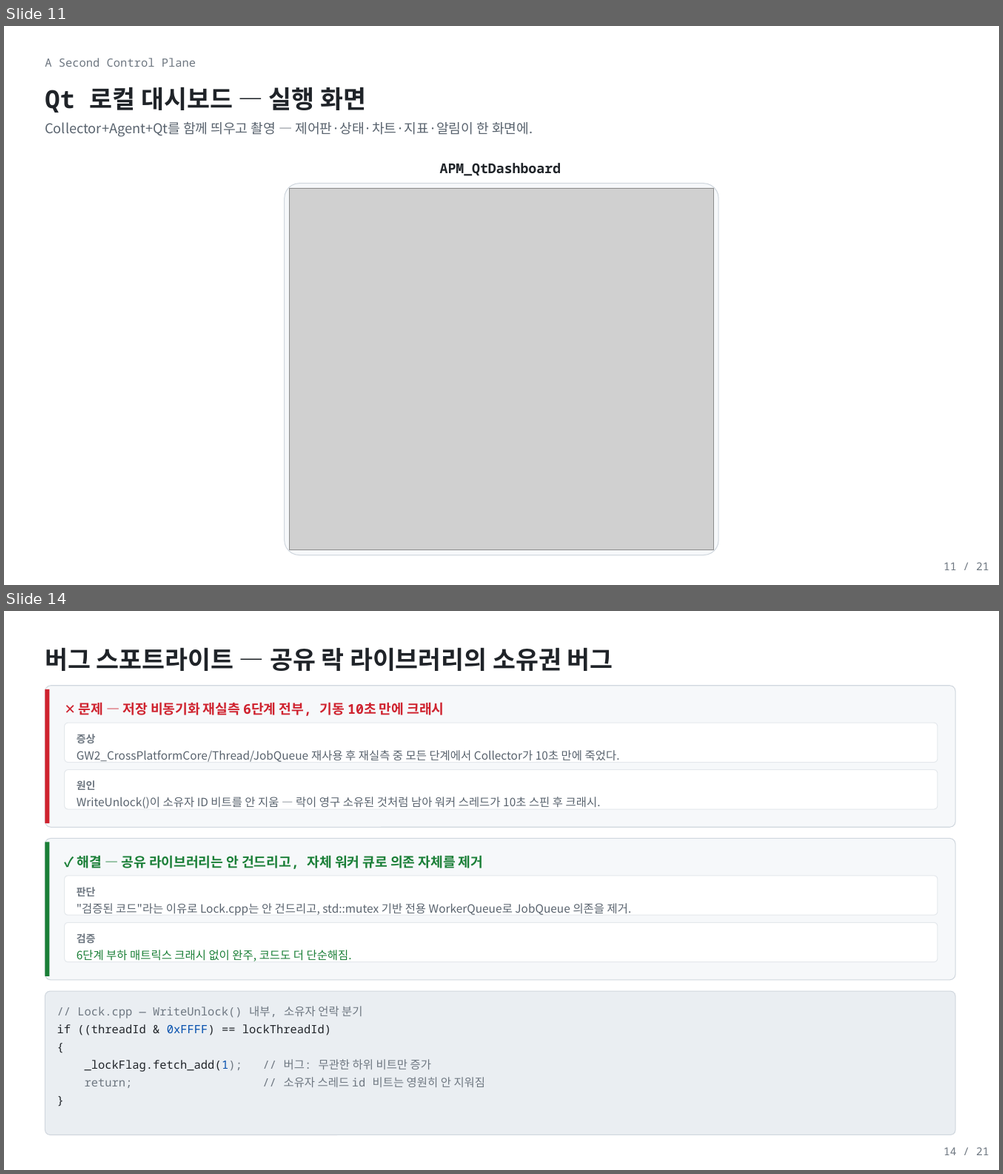
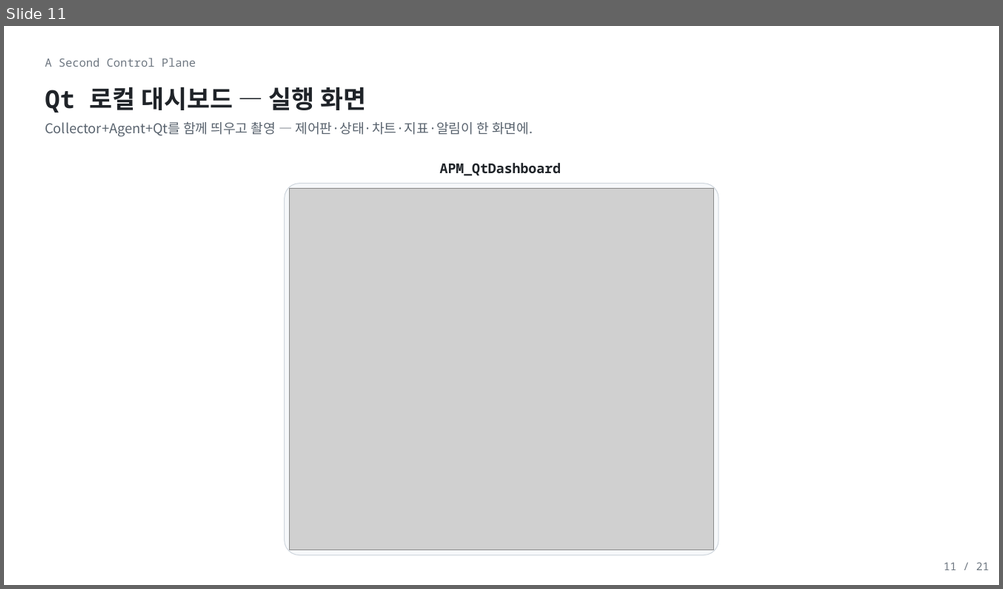
Before and after one commit to shkim4548/APM, a slide deck: Docs/portfolio_apm_light.pptx. Shown one above the other, each under a label of ours: slides 11 and 14 before the commit, slide 11 after it; the slides between them are not shown. The pictures are 1003x1174 and 1003x589 pixels, drawn with LibreOffice and Linux fonts; fonts in the diff are those of the drawing; grey boxes stand for pictures. Boxes give left, top, right and bottom in pixels: in the first picture for what was removed or moved away, otherwise in the second. Text is boxed around its words. In the diff, an @@ line names an element or a change of style, - is before the commit and + after.

```diff
--- a/Docs/portfolio_apm_light.pptx
+++ b/Docs/portfolio_apm_light.pptx
@@ slide 14 removed at (4, 611, 999, 1170), background #FFFFFF @@
@@ text removed at (45, 647, 613, 671) @@
-버그 스포트라이트 — 공유 락 라이브러리의 소유권 버그
@@ rounded rectangle removed at (45, 686, 956, 827) @@
@@ rectangle removed at (45, 689, 50, 823) @@
@@ text removed at (79, 702, 444, 716) @@
-✕ 문제 — 저장 비동기화 재실측 6단계 전부, 기동 10초 만에 크래시
@@ rounded rectangle removed at (65, 723, 937, 763) @@
@@ text removed at (77, 734, 96, 743) @@
-증상
@@ text removed at (77, 750, 620, 762) @@
-GW2_CrossPlatformCore/Thread/JobQueue 재사용 후 재실측 중 모든 단계에서 Collector가 10초 만에 죽었다.
@@ rounded rectangle removed at (65, 770, 937, 809) @@
@@ text removed at (77, 780, 96, 790) @@
-원인
@@ text removed at (77, 797, 600, 809) @@
-WriteUnlock()이 소유자 ID 비트를 안 지움 — 락이 영구 소유된 것처럼 남아 워커 스레드가 10초 스핀 후 크래시.
@@ rounded rectangle removed at (45, 839, 956, 980) @@
@@ rectangle removed at (45, 843, 50, 977) @@
@@ rounded rectangle removed at (65, 876, 937, 915) @@
@@ text removed at (77, 855, 483, 869) @@
-✓ 해결 — 공유 라이브러리는 안 건드리고, 자체 워커 큐로 의존 자체를 제거
@@ text removed at (77, 887, 96, 897) @@
-판단
@@ text removed at (77, 903, 632, 916) @@
-"검증된 코드"라는 이유로 Lock.cpp는 안 건드리고, std::mutex 기반 전용 WorkerQueue로 JobQueue 의존을 제거.
@@ rounded rectangle removed at (65, 923, 937, 963) @@
@@ text removed at (77, 934, 96, 943) @@
-검증
@@ text removed at (77, 950, 352, 962) @@
-6단계 부하 매트릭스 크래시 없이 완주, 코드도 더 단순해짐.
@@ rounded rectangle removed at (45, 991, 956, 1136) @@
@@ text removed at (57, 1006, 486, 1088) @@
-// Lock.cpp — WriteUnlock() 내부, 소유자 언락 분기
-if ((threadId & 0xFFFF) == lockThreadId)
-{
-_lockFlag.fetch_add(1); // 버그: 무관한 하위 비트만 증가
-return; // 소유자 스레드 id 비트는 영원히 안 지워짐
-}
@@ text removed at (943, 1147, 989, 1156) @@
-14 / 21
```
Also in this commit, not shown: 10 slides changed, 1 slide added, 4 other files.
